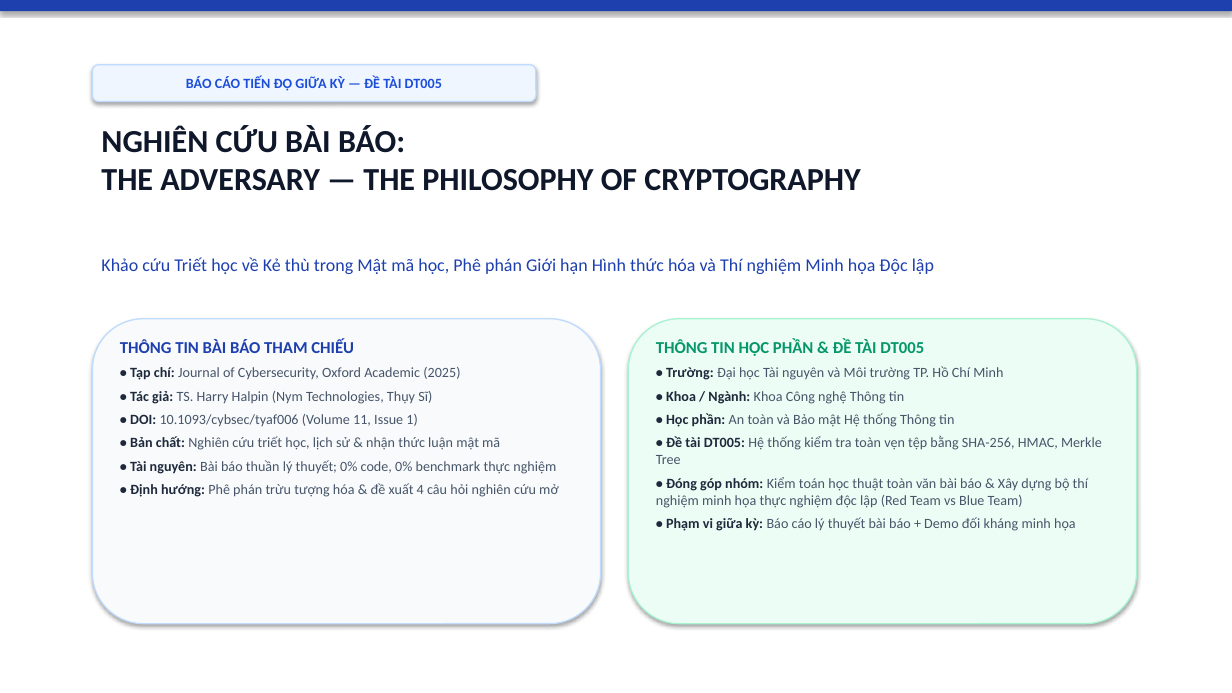
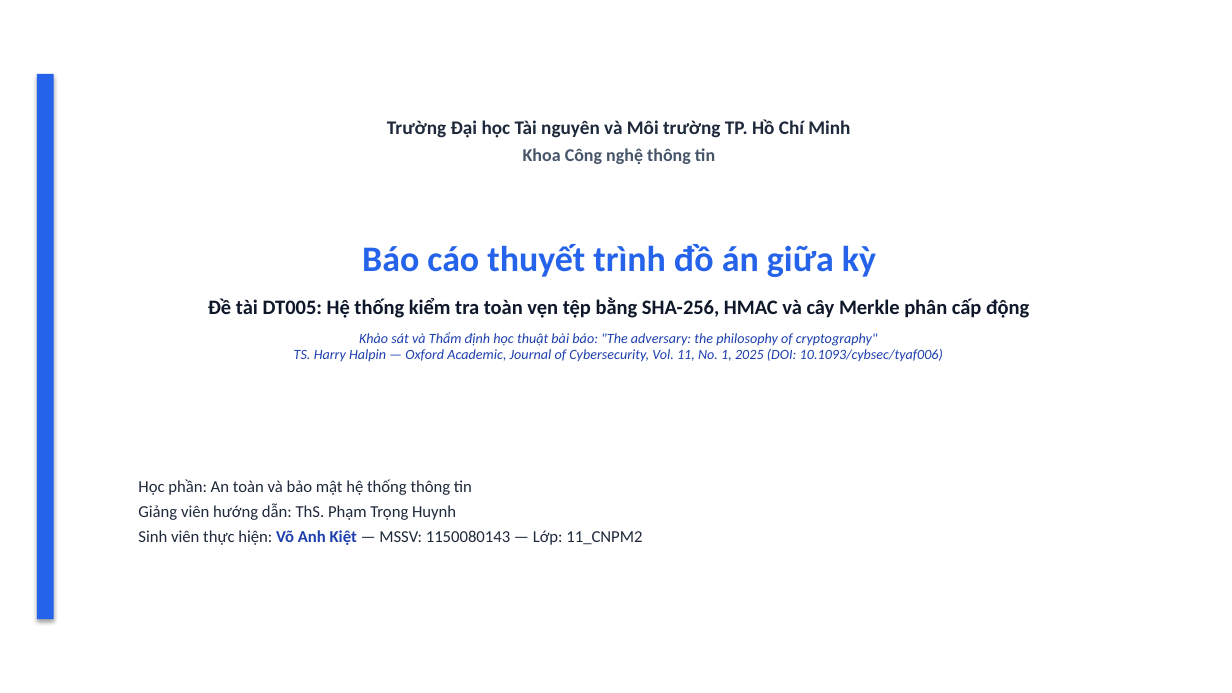
Before and after one commit to kietvo5924/ATBMHTTT_DT005_FileIntegrity, a slide deck: slide 1 of Bao_Cao_Giua_Ky_DT05_Final.pptx. Drawn at 1232x693 pixels with LibreOffice and Linux fonts; fonts in the diff are those of the drawing. Boxes give left, top, right and bottom in pixels: in the first picture for what was removed or moved away, otherwise in the second. Text is boxed around its words. In the diff, an @@ line names an element or a change of style, - is before the commit and + after.

```diff
--- a/Bao_Cao_Giua_Ky_DT05_Final.pptx
+++ b/Bao_Cao_Giua_Ky_DT05_Final.pptx
@@ rectangle removed at (x1=0, y1=0, x2=1232, y2=11) @@
@@ rectangle added at (x1=37, y1=74, x2=54, y2=619), fill #2563EB @@
@@ rounded rectangle removed at (x1=92, y1=65, x2=536, y2=102) @@
-BÁO CÁO TIẾN ĐỘ GIỮA KỲ — ĐỀ TÀI DT005
@@ text added at (x1=387, y1=119, x2=850, y2=164), 15 pt, text #1E293B, bold @@
+Trường Đại học Tài nguyên và Môi trường TP. Hồ Chí Minh
+Khoa Công nghệ thông tin
@@ text removed at (x1=101, y1=257, x2=934, y2=274) @@
-Khảo cứu Triết học về Kẻ thù trong Mật mã học, Phê phán Giới hạn Hình thức hóa và Thí nghiệm Minh họa Độc lập
@@ text at (x1=208, y1=244, x2=1029, y2=362): text changed; size 25 to 11 pt; text colour #0F172A to #1E40AF; bold off; italic on @@
-NGHIÊN CỨU BÀI BÁO:
-THE ADVERSARY — THE PHILOSOPHY OF CRYPTOGRAPHY
+Báo cáo thuyết trình đồ án giữa kỳ
+Đề tài DT005: Hệ thống kiểm tra toàn vẹn tệp bằng SHA-256, HMAC và cây Merkle phân cấp động
+Khảo sát và Thẩm định học thuật bài báo: "The adversary: the philosophy of cryptography"
+TS. Harry Halpin — Oxford Academic, Journal of Cybersecurity, Vol. 11, No. 1, 2025 (DOI: 10.1093/cybsec/tyaf006)
@@ rounded rectangle removed at (x1=92, y1=319, x2=601, y2=624) @@
@@ rounded rectangle removed at (x1=628, y1=319, x2=1137, y2=624) @@
@@ text removed at (x1=120, y1=340, x2=558, y2=497) @@
-THÔNG TIN BÀI BÁO THAM CHIẾU
-• Tạp chí: Journal of Cybersecurity, Oxford Academic (2025)
-• Tác giả: TS. Harry Halpin (Nym Technologies, Thụy Sĩ)
-• DOI: 10.1093/cybsec/tyaf006 (Volume 11, Issue 1)
-• Bản chất: Nghiên cứu triết học, lịch sử & nhận thức luận mật mã
-• Tài nguyên: Bài báo thuần lý thuyết; 0% code, 0% benchmark thực nghiệm
-• Định hướng: Phê phán trừu tượng hóa & đề xuất 4 câu hỏi nghiên cứu mở
@@ text removed at (x1=656, y1=340, x2=1102, y2=531) @@
-THÔNG TIN HỌC PHẦN & ĐỀ TÀI DT005
-• Trường: Đại học Tài nguyên và Môi trường TP. Hồ Chí Minh
-• Khoa / Ngành: Khoa Công nghệ Thông tin
-• Học phần: An toàn và Bảo mật Hệ thống Thông tin
-• Đề tài DT005: Hệ thống kiểm tra toàn vẹn tệp bằng SHA-256, HMAC, Merkle Tree
-• Đóng góp nhóm: Kiểm toán học thuật toàn văn bài báo & Xây dựng bộ thí nghiệm minh họa thực nghiệm độc lập (Red Team vs Blue Team)
-• Phạm vi giữa kỳ: Báo cáo lý thuyết bài báo + Demo đối kháng minh họa
@@ text added at (x1=138, y1=479, x2=642, y2=545), 13 pt, text #1E293B @@
+Học phần: An toàn và bảo mật hệ thống thông tin
+Giảng viên hướng dẫn: ThS. Phạm Trọng Huynh
+Sinh viên thực hiện: Võ Anh Kiệt — MSSV: 1150080143 — Lớp: 11_CNPM2
```
Also in this commit, not shown: 12 other slides changed, 1 slide added, 1 slide removed, 20 other files.
